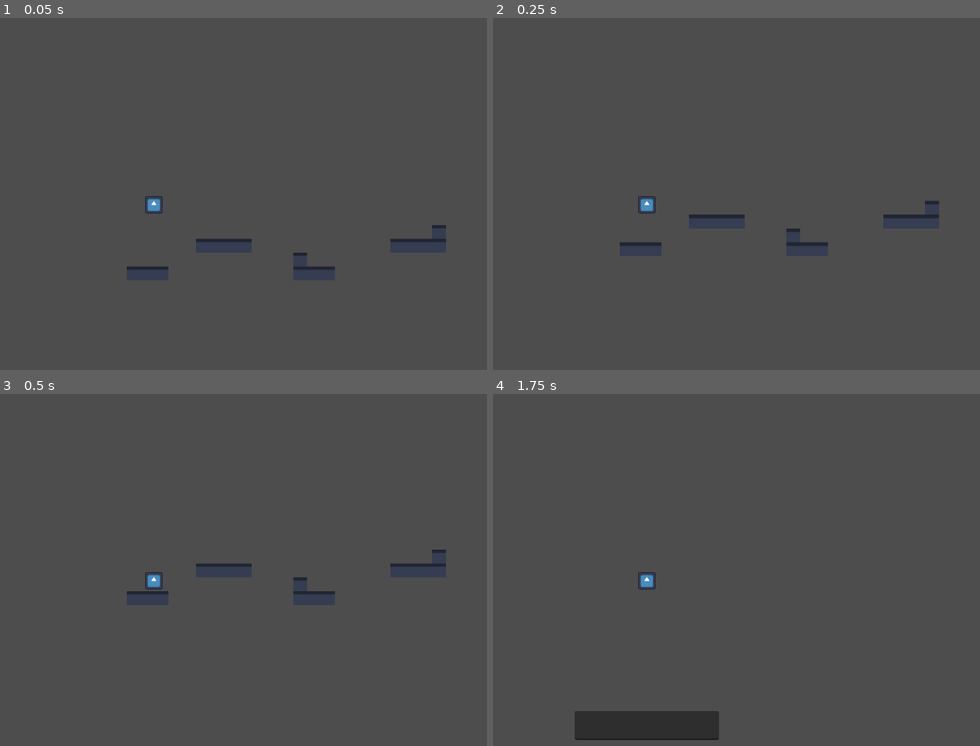
Above: before the commit, frames 1-4 (two rows, left to right).
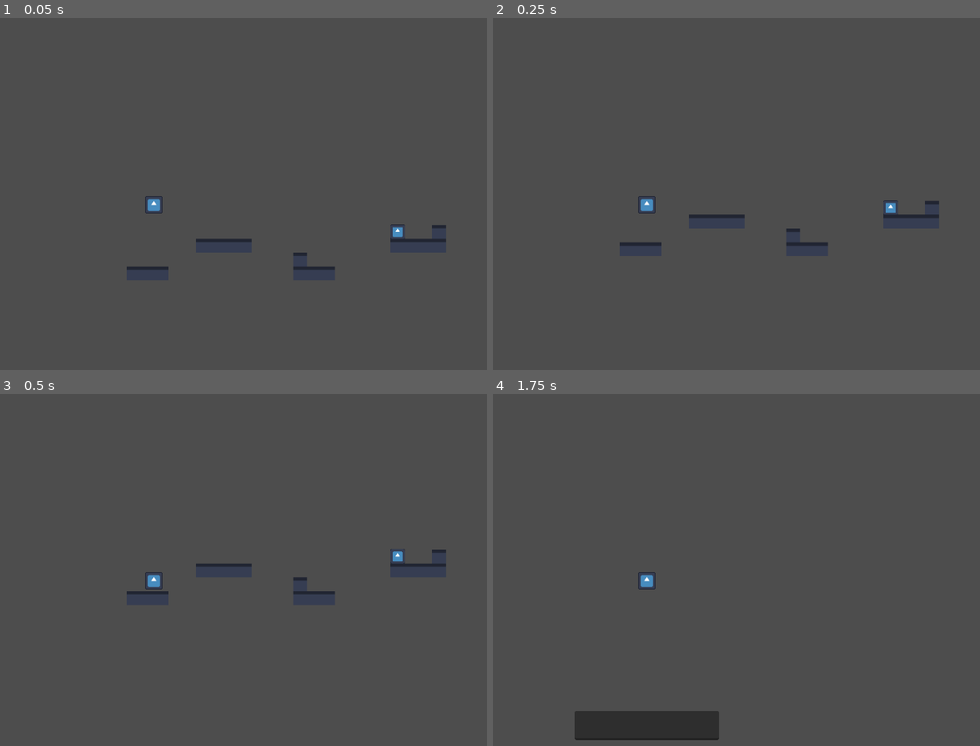
Above: after the commit, the same moments.

Repository: DamianGiannaccini/Hello-World-CUHackit
Game: Godot game, scene res://Main.tscn
Two runs of this game, one before a commit and one after it. Both use one fixed random seed, a clock stepped at 60 frames per second and the inputs below. The engine's default icon, where the game draws it, is replaced by a stand-in: a white triangle on a blue panel in a dark square.
Inputs:
- Up to frame 1 (0.05 s): no input
- Up to frame 2 (0.25 s): no input
- Up to frame 3 (0.5 s): no input
- Up to frame 4 (1.75 s): tap Enter (Enter) at 0.5, 0.6 s; hold D (Right) from 0.53 s (still down); tap W (Jump) at 0.77, 1.52 s; tap Tab (InputBar) at 1.35 s

The runs differ from the first frame. In frame 1, less than 0.1% of the frame differs, in the area x 80-84%, y 58-63%; in frame 2, less than 0.1%; in frame 3, less than 0.1%; in frame 4, nothing differs.

Commit message:
Finished Player Attack

Diff:
--- /dev/null
+++ b/cu-hackit-hello-world/BreakableWall.tscn
@@ -0,0 +1,16 @@
+[gd_scene format=3 uid="uid://c56nvvabrfccg"]
+
+[ext_resource type="Texture2D" uid="uid://bdsucn8y8bau5" path="res://icon.svg" id="1_sin0l"]
+
+[sub_resource type="RectangleShape2D" id="RectangleShape2D_b8bfn"]
+size = Vector2(14, 14)
+
+[node name="CharacterBody2D" type="CharacterBody2D" unique_id=1672481743 groups=["Damageable"]]
+
+[node name="CollisionShape2D" type="CollisionShape2D" parent="." unique_id=1141377958]
+position = Vector2(0, -1)
+shape = SubResource("RectangleShape2D_b8bfn")
+
+[node name="Sprite2D" type="Sprite2D" parent="." unique_id=1754487782]
+scale = Vector2(0.135, 0.135)
+texture = ExtResource("1_sin0l")
--- a/cu-hackit-hello-world/Main.tscn
+++ b/cu-hackit-hello-world/Main.tscn
@@ -4,6 +4,7 @@
 [ext_resource type="PackedScene" uid="uid://cuddgi4mduk3g" path="res://UI.tscn" id="2_cm0pq"]
 [ext_resource type="Texture2D" uid="uid://bdsucn8y8bau5" path="res://icon.svg" id="2_r0du0"]
 [ext_resource type="PackedScene" uid="uid://b5nxf7a0gsuy5" path="res://player.tscn" id="3_r0du0"]
+[ext_resource type="PackedScene" uid="uid://c56nvvabrfccg" path="res://BreakableWall.tscn" id="4_fos0i"]
 
 [sub_resource type="TileSetAtlasSource" id="TileSetAtlasSource_cm0pq"]
 texture = ExtResource("2_r0du0")
@@ -73,9 +74,13 @@
 6:7/0 = 0
 7:7/0 = 0
 
+[sub_resource type="TileSetScenesCollectionSource" id="TileSetScenesCollectionSource_3dxm6"]
+scenes/1/scene = ExtResource("4_fos0i")
+
 [sub_resource type="TileSet" id="TileSet_fos0i"]
 physics_layer_0/collision_layer = 1
 sources/0 = SubResource("TileSetAtlasSource_cm0pq")
+sources/1 = SubResource("TileSetScenesCollectionSource_3dxm6")
 
 [node name="Node2D" type="Node2D" unique_id=1225086017]
 
@@ -88,10 +93,11 @@
 
 [node name="Control" parent="Camera2D/CanvasLayer" unique_id=1620173255 instance=ExtResource("2_cm0pq")]
 
-[node name="TileMapLayer" type="TileMapLayer" parent="." unique_id=1769999956]
-tile_map_data = PackedByteArray("AAABAAAAAAABAAAAAAACAAAAAAA …(240 unchanged characters)… BAAAAAAAfAPz/AAABAAAAAAAgAPz/AAABAAAAAAA=")
+[node name="TileMapLayer" type="TileMapLayer" parent="." unique_id=1769999956 groups=["Environment"]]
+tile_map_data = PackedByteArray("AAABAAAAAAABAAAAAAACAAAAAAA …(240 unchanged characters)… BAAAAAAAfAPz/AAABAAAAAAAgAPz/AAABAAAAAAAUAP3/AQAAAAAAAQA=")
 tile_set = SubResource("TileSet_fos0i")
 
 [node name="Player" parent="." unique_id=2026999712 instance=ExtResource("3_r0du0")]
 position = Vector2(46.999996, -71.99999)
 scale = Vector2(0.16000044, 0.16000044)
+projectile_speed = 400.0
--- /dev/null
+++ b/cu-hackit-hello-world/Projectile.gd
@@ -0,0 +1,12 @@
+extends CharacterBody2D
+
+func _process(delta: float) -> void:
+	move_and_slide()
+
+
+func on_area_entered(body: Node2D) -> void:
+	if body.is_in_group("Damageable"):
+		body.queue_free()
+		queue_free()
+	elif body.is_in_group("Environment"):
+		queue_free()
--- /dev/null
+++ b/cu-hackit-hello-world/Projectile.tscn
@@ -0,0 +1,27 @@
+[gd_scene format=3 uid="uid://do30xod4ql8c5"]
+
+[ext_resource type="Script" uid="uid://lwkcdu2krq07" path="res://Projectile.gd" id="1_e7peq"]
+[ext_resource type="Texture2D" uid="uid://dywbrys5glqpm" path="res://Old-Mario-Character-Design-PNG-thumb.webp" id="1_t7eop"]
+
+[sub_resource type="CircleShape2D" id="CircleShape2D_e7peq"]
+radius = 7.0
+
+[sub_resource type="CircleShape2D" id="CircleShape2D_1cf02"]
+radius = 8.0
+
+[node name="Projectile" type="CharacterBody2D" unique_id=582166608 groups=["Projectile"]]
+script = ExtResource("1_e7peq")
+
+[node name="Sprite2D" type="Sprite2D" parent="." unique_id=2146350196]
+scale = Vector2(0.047422152, 0.047422152)
+texture = ExtResource("1_t7eop")
+
+[node name="CollisionShape2D" type="CollisionShape2D" parent="." unique_id=1155614472]
+shape = SubResource("CircleShape2D_e7peq")
+
+[node name="Area2D" type="Area2D" parent="." unique_id=432208791]
+
+[node name="CollisionShape2D" type="CollisionShape2D" parent="Area2D" unique_id=947322178]
+shape = SubResource("CircleShape2D_1cf02")
+
+[connection signal="body_entered" from="Area2D" to="." method="on_area_entered"]
--- a/cu-hackit-hello-world/character.gd
+++ b/cu-hackit-hello-world/character.gd
@@ -3,8 +3,11 @@
 
 @export var SPEED = 200.0
 @export var JUMP_VELOCITY = -700.0
+@export var projectile_speed = 100.0
 
 var is_player_active = true
+
+var projectile = load("res://Projectile.tscn")
 
 func _physics_process(delta: float) -> void:
 	# Add the gravity.
@@ -27,7 +30,12 @@
 
 
 func attack():
-	pass
+	var new_projectile = projectile.instantiate()
+	new_projectile.position = Vector2(position.x + 50, position.y)
+	get_parent().add_child(new_projectile)
+
+
+	new_projectile.velocity = Vector2(projectile_speed, 0)
 
 func block():
 	pass
--- a/cu-hackit-hello-world/project.godot
+++ b/cu-hackit-hello-world/project.godot
@@ -14,6 +14,12 @@
 run/main_scene="uid://dqwi1sorijt4c"
 config/features=PackedStringArray("4.6", "Forward Plus")
 config/icon="res://icon.svg"
+
+[global_group]
+
+Projectile=""
+Damageable=""
+Environment=""
 
 [input]
 
Not shown, added: cu-hackit-hello-world/Projectile.gd.uid
